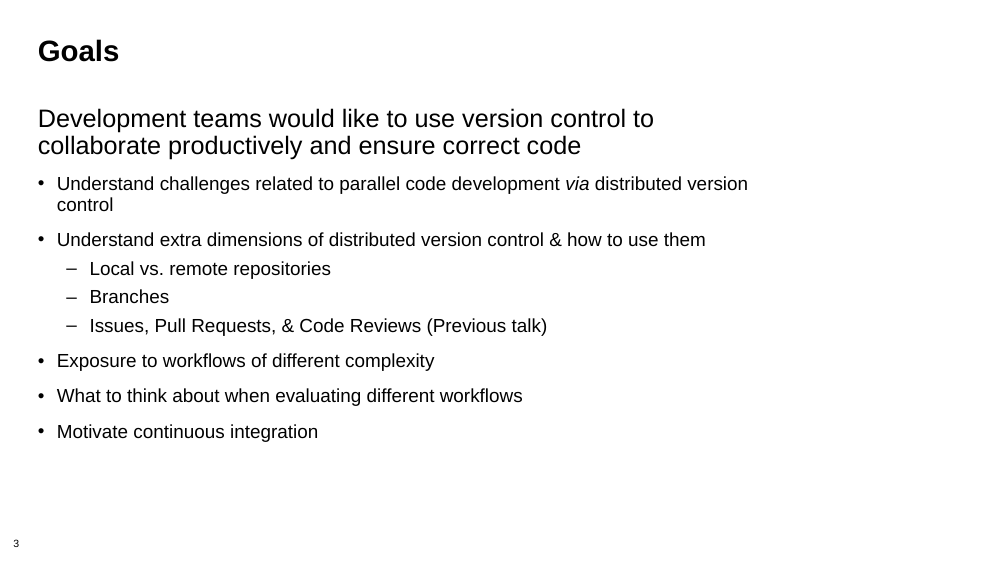
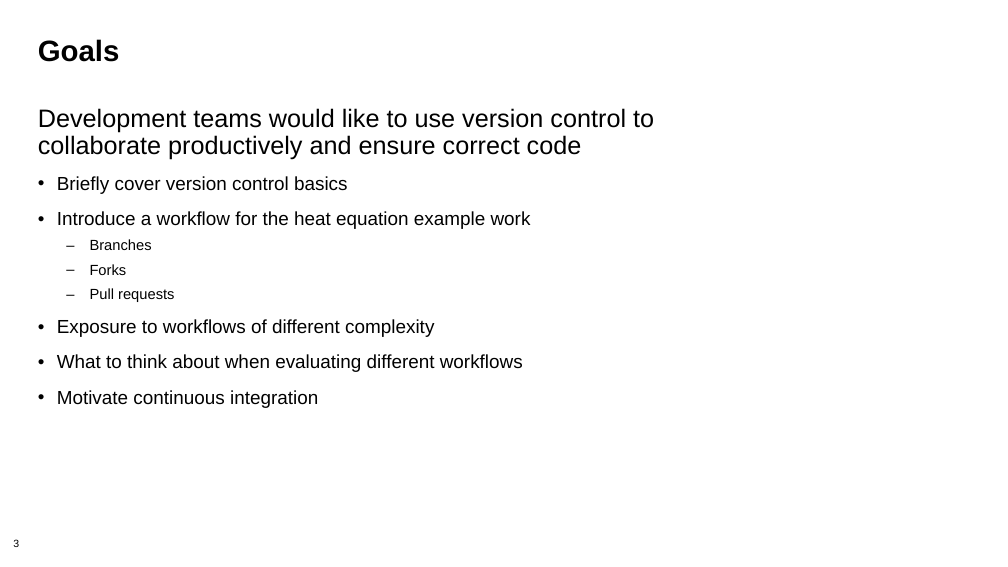
Before and after one commit to betterscientificsoftware/bssw-tutorial, a slide deck: slide 3 of presentations/03-gitworkflows.pptx. Drawn at 1008x567 pixels with LibreOffice and Linux fonts; fonts in the diff are those of the drawing; background and template pictures are left out. Boxes give left, top, right and bottom in pixels: in the first picture for what was removed or moved away, otherwise in the second. Text is boxed around its words. In the diff, an @@ line names an element or a change of style, - is before the commit and + after.

Commit message:
Added forks and heat equation example content.

```diff
--- a/presentations/03-gitworkflows.pptx
+++ b/presentations/03-gitworkflows.pptx
@@ text at (57, 176, 531, 229): text changed @@
-• Understand challenges related to parallel code development via distributed version control
-• Understand extra dimensions of distributed version control & how to use them
-  – Local vs. remote repositories
+• Briefly cover version control basics
+• Introduce a workflow for the heat equation example work
@@ text at (90, 239, 152, 250): size 18 to 14 pt in "Branches" @@
@@ text at (90, 264, 174, 302): text changed; size 18 to 14 pt @@
-  – Issues, Pull Requests, & Code Reviews (Previous talk)
+  – Forks
+  – Pull requests
```
Also in this commit, not shown: 1 other slide changed, 3 slides added, 3 slides removed.
